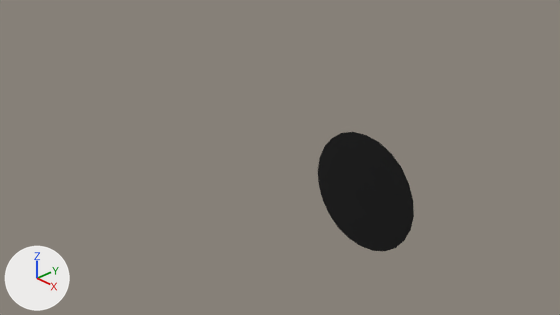
Renders of the Blender file 2D eyes/2DEyes.blend from each side of a commit.
Rendered twice from the file's camera 'Camera'. The lights are fixed; the arrows at lower left show +X, +Y and +Z.
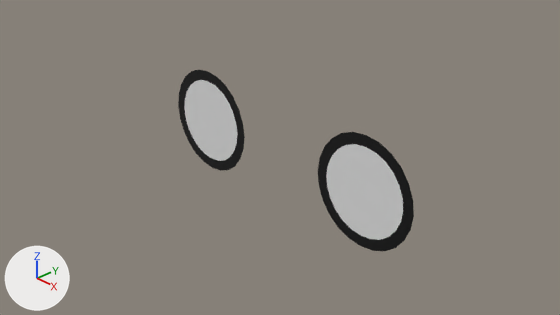
Changed parts and their boxes (x1, y1, x2, y2) in the pictures (560 x 315 px):
'Circle', reshaped (144% wider, 52% taller): before (318, 132, 414, 251); after (178, 70, 414, 251)
part 1 of me_circle, added: after (178, 70, 245, 171)
part 2 of me_circle, built on: before (332, 153, 396, 232); after (326, 144, 403, 240)

Edits to the bpy script that builds the scene:
```text
Add mat_eye_inside_l:
    mat_eye_inside_l = principled_material('eye inside L')
    mat_eye_inside_l.base_color = (0.8, 0.8, 0.8)  # white #e7e7e7
Change me_circle:
    used by ob_circle; location = (0.0, 0.0, 0.0)
    verts and faces of me_circle; kept vertices keep their numbers, new ones are numbered from 12
    before: 6 (0.84, 0.0, 0.0), 7 (1.22, 0.0, 0.66), 8 (1.22, 0.0, -0.66), 9 (1.99, 0.0, -0.66), 10 (2.37, 0.0, 0.0)
    before: 11 (1.99, 0.0, 0.66)
    remove me_circle.from_pydata(...)  # 12 vertices, 7 faces; spans x 0.6..2.6, y 0.0, z -0.87..0.87
    add me_circle.from_pydata(...)  # 36 vertices, 26 faces; spans x -2.6..2.6, y 0.0, z -0.87..0.87
    me_circle part 1: a new loose piece of 18 vertices spanning x -2.6..-0.6, y 0.0, z -0.87..0.87
    me_circle part 2
    add delete_faces([(6, 8, 9, 10, 11, 7)])
    add verts[12] = (0.87, 0.0, 0.0)
    add verts[13] = (1.24, 0.0, 0.64)
    add verts[14] = (1.24, 0.0, -0.64)
    add verts[15] = (1.97, 0.0, -0.64)
    add verts[16] = (2.34, 0.0, 0.0)
    add verts[17] = (1.97, 0.0, 0.64)
    add faces += [(12, 14, 15, 16, 17, 13), (6, 12, 13, 7), (6, 8, 14, 12), (8, 9, 15, 14), (9, 10, 16, 15), (10, 11, 17, 16)]  # mat_eye_inside_l (white #e7e7e7)
    add faces += [(7, 13, 17, 11)]  # mat_eye_inside_l (white #e7e7e7)
    add me_circle.materials.append(mat_eye_inside_l)  # white #e7e7e7
```
